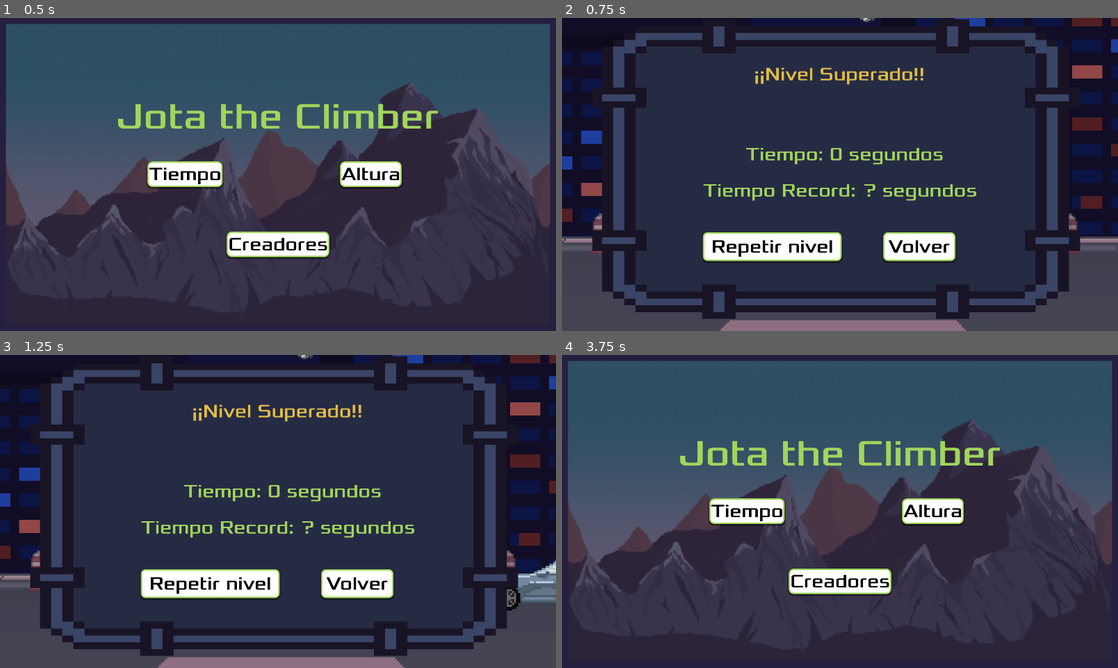
Above: before the commit, frames 1-4 (two rows, left to right).
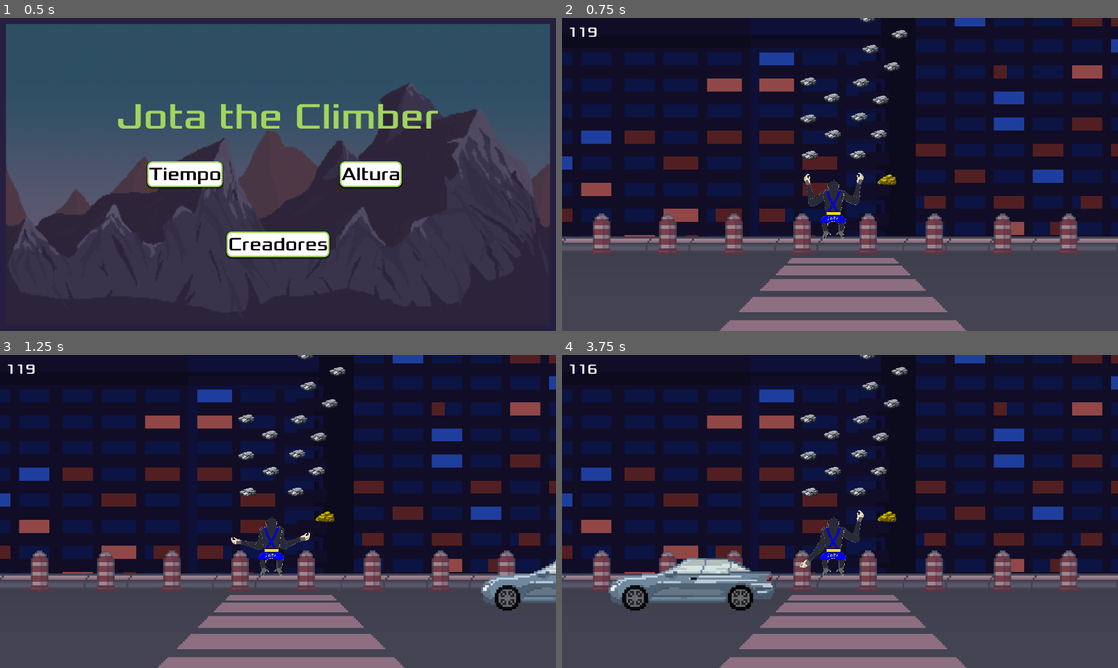
Above: after the commit, the same moments.

Repository: Igg2000/Juego_Escalada
Game: Godot game, scene res://scenes/menu.tscn
The game is run twice, just before and just after one commit, with the same random seed, the same clock (stepped at 60 frames per second) and the same inputs. The engine's default icon, where the game draws it, is replaced by a stand-in: a white triangle on a blue panel in a dark square. A sky picture missing from this copy of the repository is replaced by a grey-blue gradient.
Inputs (mouse positions are in pixels of both pictures, inside the frame that each line leads up to):
- Up to frame 1 (0.5 s): no input
- Up to frame 2 (0.75 s): click "Tiempo" at 0.5 s
- Up to frame 3 (1.25 s): no input
- Up to frame 4 (3.75 s): click (773, 583) at 1.25 s, where only the run before the commit has a clickable "Repetir nivel"; click (917, 583) at 2 s, where only the run before the commit has a clickable "Volver"; hold Space (agarre_derecho) 2.78-3.53 s; hold I 2.78-3.53 s; tap R (super_jump) at 3.02 s; hold S from 3.53 s (still down); tap K at 3.6 s

Frame 1 is identical in both runs. In frame 2, 68% of the frame differs, in the area x 1-94%, y 0-96%; in frame 3, 68%; in frame 4, 90%, in the area x 0-100%, y 0-100%.

Commit message:
V 0.2.5
He implementado la pantalla de derrota del nivel 1, con esto, el ciclo de juego del nivel 1 ya estaría terminado, solo faltaría subir la meta a lo mas alto, y cambiarle el sprite, ya que es una textura de prueba

Diff:
--- a/scenes/mapa1.tscn
+++ b/scenes/mapa1.tscn
@@ -3288,8 +3288,13 @@
 [sub_resource type="RectangleShape2D" id="RectangleShape2D_2ceec"]
 size = Vector2(33, 20)
 
+[sub_resource type="AtlasTexture" id="AtlasTexture_rjxup"]
+atlas = ExtResource("12_6u0my")
+region = Rect2(2.12982, 32.715, 44.2875, 46.9208)
+
 [node name="Mapa1" type="Node2D"]
 script = ExtResource("1_l8ao4")
+tiempo_del_nivel = 120
 
 [node name="background2" type="Sprite2D" parent="."]
 texture_filter = 1
@@ -3725,7 +3730,21 @@
 [node name="Timer" type="Timer" parent="."]
 one_shot = true
 
+[node name="CanvasLayer" type="CanvasLayer" parent="Timer"]
+layer = 5
+
+[node name="tiempo" type="RichTextLabel" parent="Timer/CanvasLayer"]
+offset_left = 20.0
+offset_top = 20.0
+offset_right = 170.0
+offset_bottom = 80.0
+theme_override_fonts/normal_font = ExtResource("13_jlhtj")
+theme_override_font_sizes/normal_font_size = 48
+bbcode_enabled = true
+text = "00"
+
 [node name="PantallaVictoria" type="CanvasLayer" parent="."]
+visible = false
 
 [node name="TextureRect" type="TextureRect" parent="PantallaVictoria"]
 texture_filter = 1
@@ -3863,6 +3882,86 @@
 position = Vector2(1, 0)
 shape = SubResource("RectangleShape2D_2ceec")
 
+[node name="PantallaDerrota" type="CanvasLayer" parent="."]
+visible = false
+
+[node name="TextureRect" type="TextureRect" parent="PantallaDerrota"]
+texture_filter = 1
+anchors_preset = 8
+anchor_left = 0.5
+anchor_top = 0.5
+anchor_right = 0.5
+anchor_bottom = 0.5
+offset_left = -542.0
+offset_top = -404.0
+offset_right = 116.0
+offset_bottom = 50.0
+grow_horizontal = 2
+grow_vertical = 2
+scale = Vector2(1.68286, 1.76755)
+texture = SubResource("AtlasTexture_rjxup")
+
+[node name="gameover_n1" type="Label" parent="PantallaDerrota"]
+offset_left = 604.0
+offset_top = 280.0
+offset_right = 1349.0
+offset_bottom = 435.0
+size_flags_vertical = 10
+theme_override_colors/font_color = Color(0.752396, 0.297879, 0.155693, 1)
+theme_override_fonts/font = ExtResource("13_jlhtj")
+theme_override_font_sizes/font_size = 128
+text = "Game Over"
+
+[node name="Tiempo_n1" type="Label" parent="PantallaDerrota"]
+offset_left = 576.0
+offset_top = 500.0
+offset_right = 1402.0
+offset_bottom = 578.0
+size_flags_vertical = 10
+theme_override_colors/font_color = Color(1, 1, 1, 1)
+theme_override_fonts/font = ExtResource("13_jlhtj")
+theme_override_font_sizes/font_size = 64
+text = "Se ha acabado el tiempo"
+
+[node name="repetir" type="Button" parent="PantallaDerrota"]
+offset_left = 602.0
+offset_top = 701.0
+offset_right = 1082.0
+offset_bottom = 801.0
+scale = Vector2(0.8, 0.8)
+size_flags_horizontal = 6
+theme_override_colors/font_hover_color = Color(0, 0, 0, 1)
+theme_override_colors/font_pressed_color = Color(0, 0, 0, 1)
+theme_override_colors/font_color = Color(0, 0, 0, 1)
+theme_override_fonts/font = ExtResource("13_jlhtj")
+theme_override_font_sizes/font_size = 64
+theme_override_styles/hover = SubResource("StyleBoxFlat_hrdtt")
+theme_override_styles/pressed = SubResource("StyleBoxFlat_hrdtt")
+theme_override_styles/normal = SubResource("StyleBoxFlat_3un0b")
+text = "Repetir nivel"
+metadata/_edit_use_anchors_ = true
+
+[node name="volver" type="Button" parent="PantallaDerrota"]
+offset_left = 1103.0
+offset_top = 702.0
+offset_right = 1353.0
+offset_bottom = 802.0
+scale = Vector2(0.8, 0.8)
+size_flags_horizontal = 6
+theme_override_colors/font_hover_color = Color(0, 0, 0, 1)
+theme_override_colors/font_pressed_color = Color(0, 0, 0, 1)
+theme_override_colors/font_color = Color(0, 0, 0, 1)
+theme_override_fonts/font = ExtResource("13_jlhtj")
+theme_override_font_sizes/font_size = 64
+theme_override_styles/hover = SubResource("StyleBoxFlat_hrdtt")
+theme_override_styles/pressed = SubResource("StyleBoxFlat_hrdtt")
+theme_override_styles/normal = SubResource("StyleBoxFlat_3un0b")
+text = "Volver"
+metadata/_edit_use_anchors_ = true
+
 [connection signal="ha_llegado_a_meta" from="Jugador" to="." method="_on_jugador_ha_llegado_a_meta"]
+[connection signal="timeout" from="Timer" to="." method="_on_timer_timeout"]
 [connection signal="pressed" from="PantallaVictoria/repetir" to="." method="_on_repetir_pressed"]
 [connection signal="pressed" from="PantallaVictoria/volver" to="." method="_on_volver_pressed"]
+[connection signal="pressed" from="PantallaDerrota/repetir" to="." method="_on_repetir_pressed"]
+[connection signal="pressed" from="PantallaDerrota/volver" to="." method="_on_volver_pressed"]
--- a/scenes/menu_n1_gameover.gd
+++ /dev/null
@@ -1,11 +0,0 @@
-extends Node
-
-
-# Called when the node enters the scene tree for the first time.
-func _ready() -> void:
-	pass # Replace with function body.
-
-
-# Called every frame. 'delta' is the elapsed time since the previous frame.
-func _process(delta: float) -> void:
-	pass
--- a/scenes/menu_n1_gameover.tscn
+++ b/scenes/menu_n1_gameover.tscn
@@ -1,8 +1,21 @@
-[gd_scene load_steps=7 format=3 uid="uid://drs4j8tgscmj5"]
+[gd_scene load_steps=7 format=3 uid="uid://dkgp3x1arpe5j"]
 
-[ext_resource type="Script" path="res://scenes/menu_n1_gameover.gd" id="1_agi8j"]
 [ext_resource type="Texture2D" uid="uid://ceqdqo7uyq4uh" path="res://assets/menu/GUI.png" id="4_0hph7"]
 [ext_resource type="FontFile" uid="uid://fvs7kwp0ilom" path="res://fonts/Xolonium-Regular.ttf" id="5_b4q2d"]
+
+[sub_resource type="GDScript" id="GDScript_xih3y"]
+script/source = "extends Node
+
+
+# Called when the node enters the scene tree for the first time.
+func _ready() -> void:
+	pass # Replace with function body.
+
+
+# Called every frame. 'delta' is the elapsed time since the previous frame.
+func _process(delta: float) -> void:
+	pass
+"
 
 [sub_resource type="AtlasTexture" id="AtlasTexture_syjrq"]
 atlas = ExtResource("4_0hph7")
@@ -37,7 +50,7 @@
 shadow_offset = Vector2(0, 3)
 
 [node name="menu_n1_gameover" type="Node"]
-script = ExtResource("1_agi8j")
+script = SubResource("GDScript_xih3y")
 
 [node name="TextureRect" type="TextureRect" parent="."]
 texture_filter = 1
--- a/scenes/menu_n1_superado.gd
+++ /dev/null
@@ -1,11 +0,0 @@
-extends Node
-
-
-# Called when the node enters the scene tree for the first time.
-func _ready() -> void:
-	pass # Replace with function body.
-
-
-# Called every frame. 'delta' is the elapsed time since the previous frame.
-func _process(delta: float) -> void:
-	pass
--- a/scenes/menu_n1_superado.tscn
+++ /dev/null
@@ -1,135 +0,0 @@
-[gd_scene load_steps=7 format=3 uid="uid://koer1lhqcyaj"]
-
-[ext_resource type="Script" path="res://scenes/menu_n1_superado.gd" id="1_iatep"]
-[ext_resource type="Texture2D" uid="uid://ceqdqo7uyq4uh" path="res://assets/menu/GUI.png" id="1_pfy3m"]
-[ext_resource type="FontFile" uid="uid://fvs7kwp0ilom" path="res://fonts/Xolonium-Regular.ttf" id="2_i04fd"]
-
-[sub_resource type="AtlasTexture" id="AtlasTexture_2pppp"]
-atlas = ExtResource("1_pfy3m")
-region = Rect2(2.12982, 32.715, 44.2875, 46.9208)
-
-[sub_resource type="StyleBoxFlat" id="StyleBoxFlat_1addy"]
-bg_color = Color(0.666569, 0.666569, 0.666569, 1)
-border_width_left = 5
-border_width_top = 5
-border_width_right = 5
-border_width_bottom = 5
-border_color = Color(0.627451, 0.835294, 0.360784, 1)
-corner_radius_top_left = 16
-corner_radius_top_right = 16
-corner_radius_bottom_right = 16
-corner_radius_bottom_left = 16
-shadow_size = 5
-shadow_offset = Vector2(0, 3)
-
-[sub_resource type="StyleBoxFlat" id="StyleBoxFlat_oiufw"]
-bg_color = Color(1, 1, 1, 1)
-border_width_left = 5
-border_width_top = 5
-border_width_right = 5
-border_width_bottom = 5
-border_color = Color(0.627451, 0.835294, 0.360784, 1)
-corner_radius_top_left = 16
-corner_radius_top_right = 16
-corner_radius_bottom_right = 16
-corner_radius_bottom_left = 16
-shadow_size = 5
-shadow_offset = Vector2(0, 3)
-
-[node name="MenuN1Enhorabuena" type="CanvasLayer"]
-script = ExtResource("1_iatep")
-
-[node name="TextureRect" type="TextureRect" parent="."]
-texture_filter = 1
-offset_left = 224.0
-offset_top = 68.0
-offset_right = 1734.0
-offset_bottom = 966.0
-size_flags_horizontal = 4
-texture = SubResource("AtlasTexture_2pppp")
-metadata/_edit_use_anchors_ = true
-
-[node name="gameover_n1" type="Label" parent="."]
-offset_left = 671.0
-offset_top = 247.0
-offset_right = 1260.0
-offset_bottom = 338.0
-size_flags_vertical = 10
-theme_override_colors/font_color = Color(0.549314, 0.452668, 0.12706, 1)
-theme_override_fonts/font = ExtResource("2_i04fd")
-theme_override_font_sizes/font_size = 64
-text = "¡¡Nivel Superado!!"
-metadata/_edit_use_anchors_ = true
-
-[node name="Tiempo_Y" type="Label" parent="."]
-offset_left = 794.0
-offset_top = 398.0
-offset_right = 1115.0
-offset_bottom = 476.0
-size_flags_vertical = 10
-theme_override_colors/font_color = Color(0.62898, 0.836482, 0.362608, 1)
-theme_override_fonts/font = ExtResource("2_i04fd")
-theme_override_font_sizes/font_size = 64
-text = "Tiempo Y"
-metadata/_edit_use_anchors_ = true
-
-[node name="HighScore_n1" type="Label" parent="."]
-offset_left = 530.0
-offset_top = 534.0
-offset_right = 995.0
-offset_bottom = 612.0
-size_flags_vertical = 10
-theme_override_colors/font_color = Color(0.62898, 0.836482, 0.362608, 1)
-theme_override_fonts/font = ExtResource("2_i04fd")
-theme_override_font_sizes/font_size = 64
-text = "Record Time: "
-metadata/_edit_use_anchors_ = true
-
-[node name="Tiempo_n1" type="Label" parent="HighScore_n1"]
-layout_mode = 0
-offset_left = 478.0
-offset_top = 2.0
-offset_right = 728.0
-offset_bottom = 80.0
-size_flags_vertical = 10
-theme_override_colors/font_color = Color(0.62898, 0.836482, 0.362608, 1)
-theme_override_fonts/font = ExtResource("2_i04fd")
-theme_override_font_sizes/font_size = 64
-text = "Tiempo"
-metadata/_edit_use_anchors_ = true
-
-[node name="PlayAgainButton_n1" type="Button" parent="."]
-offset_left = 506.0
-offset_top = 714.0
-offset_right = 1234.0
-offset_bottom = 879.0
-scale = Vector2(0.614655, 0.606118)
-size_flags_horizontal = 6
-theme_override_colors/font_hover_color = Color(0, 0, 0, 1)
-theme_override_colors/font_pressed_color = Color(0, 0, 0, 1)
-theme_override_colors/font_color = Color(0, 0, 0, 1)
-theme_override_fonts/font = ExtResource("2_i04fd")
-theme_override_font_sizes/font_size = 128
-theme_override_styles/hover = SubResource("StyleBoxFlat_1addy")
-theme_override_styles/pressed = SubResource("StyleBoxFlat_1addy")
-theme_override_styles/normal = SubResource("StyleBoxFlat_oiufw")
-text = "Play Again"
-metadata/_edit_use_anchors_ = true
-
-[node name="HomeButton_n1" type="Button" parent="."]
-offset_left = 1109.0
-offset_top = 710.0
-offset_right = 1509.0
-offset_bottom = 875.0
-scale = Vector2(0.738272, 0.637809)
-size_flags_horizontal = 6
-theme_override_colors/font_hover_color = Color(0, 0, 0, 1)
-theme_override_colors/font_pressed_color = Color(0, 0, 0, 1)
-theme_override_colors/font_color = Color(0, 0, 0, 1)
-theme_override_fonts/font = ExtResource("2_i04fd")
-theme_override_font_sizes/font_size = 128
-theme_override_styles/hover = SubResource("StyleBoxFlat_1addy")
-theme_override_styles/pressed = SubResource("StyleBoxFlat_1addy")
-theme_override_styles/normal = SubResource("StyleBoxFlat_oiufw")
-text = "Home"
-metadata/_edit_use_anchors_ = true
--- a/scripts/mapa_1.gd
+++ b/scripts/mapa_1.gd
@@ -1,6 +1,7 @@
 extends Node2D
 
 @onready var timer: Timer = $Timer
+@onready var tiempo: RichTextLabel = $Timer/CanvasLayer/tiempo
 @export var tiempo_del_nivel: int = 60
 var record_actual: int  = 0
 var record_maximo: int
@@ -14,10 +15,15 @@
 
 # Called every frame. 'delta' is the elapsed time since the previous frame.
 func _process(delta: float) -> void:
-	pass
+	tiempo.text = str(int(timer.time_left))
+	if timer.time_left < 11:
+		tiempo.text = "[color=red]"+str(int(timer.time_left))+"[/color]"
+	else:
+		tiempo.text = str(int(timer.time_left))
 
 
 func _on_jugador_ha_llegado_a_meta() -> void:
+	timer.paused = true
 	#Muestro la pantalla de victoria
 	$PantallaVictoria.show()
 	#Establezco los segundos transcurridos
@@ -52,3 +58,7 @@
 
 func _on_volver_pressed() -> void:
 	get_tree().change_scene_to_file("res://scenes/menu.tscn")
+
+
+func _on_timer_timeout() -> void:
+	$PantallaDerrota.show()
Not shown: 1 places in scenes/mapa1.tscn that only renumber resources
